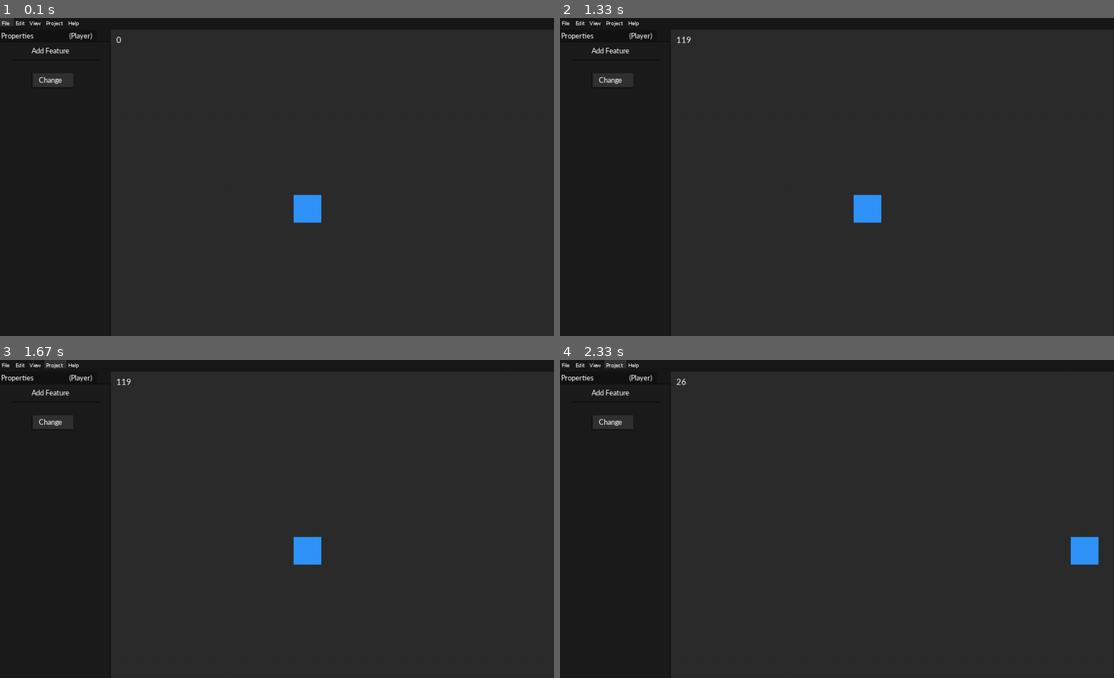
Above: before the commit, frames 1-4 (two rows, left to right).
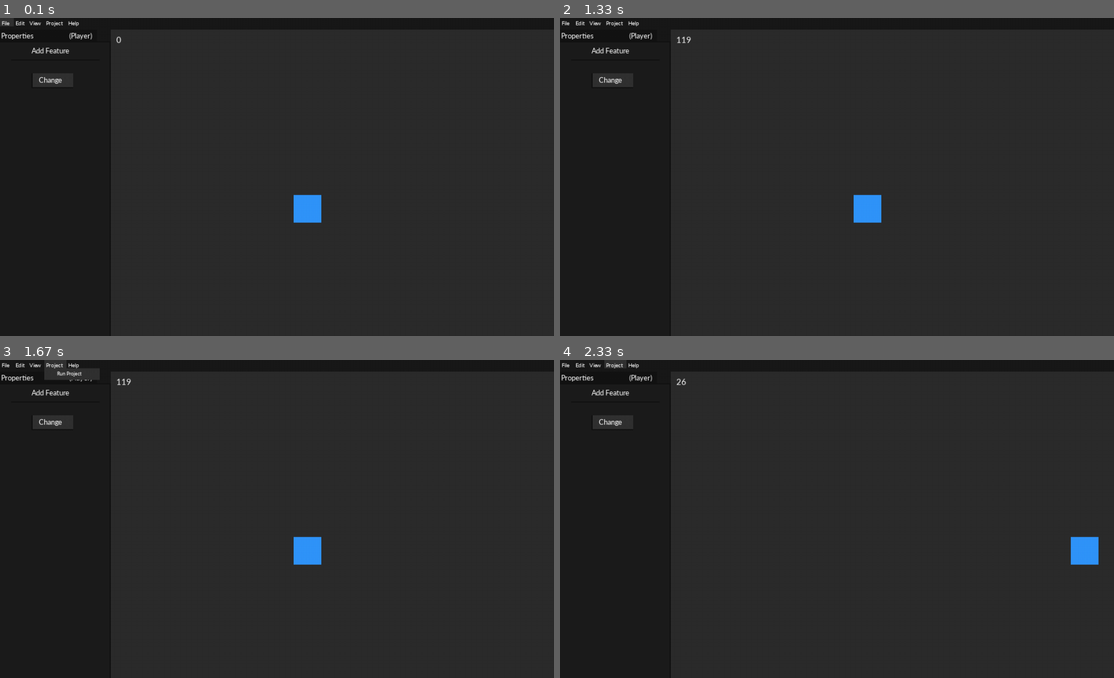
Above: after the commit, the same moments.

Repository: Light-Lens/Hexa
Game: pygame game, started from Hexa.py
Two runs of this game, one before a commit and one after it. Both use one fixed random seed, a clock stepped at 60 frames per second and the inputs below.
Inputs (mouse positions are in pixels of both pictures, inside the frame that each line leads up to):
- Up to frame 1 (0.1 s): no input
- Up to frame 2 (1.33 s): press the mouse at (582, 21) at 0.37 s; move the mouse to (737, 135) at 0.47 s; release the mouse at (892, 246) at 0.6 s; press the mouse at (632, 21) at 0.7 s; move the mouse to (759, 56) at 0.8 s; release the mouse at (886, 94) at 0.93 s; press the mouse at (632, 21) at 1.03 s; move the mouse to (643, 62) at 1.13 s; release the mouse at (648, 100) at 1.27 s
- Up to frame 3 (1.67 s): click "Project" at 1.38 s
- Up to frame 4 (2.33 s): hold Right 1.67-2.13 s; click "Project" at 2.22 s

Frames 1-2 are identical in both runs. In frame 3, 0.3% of the frame differs, in the area x 8-18%, y 2-7%; in frame 4, nothing differs.

Commit message:
Change so basic UI work

Diff:
--- a/Hexa.py
+++ b/Hexa.py
@@ -70,18 +70,20 @@
 			self.Pressed = Pressed
 
 		def draw(self):
-			pygame.draw.rect(Display, self.Colors, (self.Posx, self.Posy, self.Sizex, self.Sizey))
-			self.mouseX, self.mouseY = pygame.mouse.get_pos()
-			if self.Posx + self.Sizex > self.mouseX > self.Posx and self.Posy + self.Sizey > self.mouseY > self.Posy:
-				pygame.draw.rect(Display, self.NewColor, (self.Posx, self.Posy, self.Sizex, self.Sizey))
+			self.Hover_On_Rect = pygame.Rect(self.Posx, self.Posy, self.Sizex, self.Sizey)
+			self.Mouse_Pos = pygame.mouse.get_pos()
+			self.Hover_On = self.Hover_On_Rect.collidepoint(self.Mouse_Pos)
+
+			pygame.draw.rect(Display, self.Colors, self.Hover_On_Rect)
+			if self.Hover_On:
+				pygame.draw.rect(Display, self.NewColor, self.Hover_On_Rect)
 				if pygame.mouse.get_pressed()[0]:
-					pygame.draw.rect(Display, self.Pressed, (self.Posx, self.Posy, self.Sizex, self.Sizey))
+					pygame.draw.rect(Display, self.Pressed, self.Hover_On_Rect)
 					pygame.time.delay(100)
 					return 1
 
 				else: return 0
-
-			else: pygame.draw.rect(Display, self.Colors, (self.Posx, self.Posy, self.Sizex, self.Sizey))
+			else: pygame.draw.rect(Display, self.Colors, self.Hover_On_Rect)
 
 	class Text:
 		def __init__(self, Text, Colors, Font_Pos, Font_size):
@@ -180,6 +182,7 @@
 'File' : False,
 'Help' : False,
 'Help_ABOUT' : False,
+'Project' : False
 }
 
 IsPressed = {
@@ -188,7 +191,8 @@
 'File_EXIT' : 0,
 'Help' : 0,
 'Help_ABOUT' : 0,
-'Help_ABOUT_Button' : 0
+'Help_ABOUT_Button' : 0,
+'Project' : 0
 }
 
 # GameObjects
@@ -199,15 +203,14 @@
 Filemenu_Text = GUI.Text("File", (255, 255, 255), (3, 3), 12)
 Filemenu_Button = GUI.Button((25, 25, 25), (50, 50, 50), (40, 40, 40), 0, 0, 25, 15)
 File_Submenu = GUI.Label((50, 50, 50), 0, 15, 100, 78)
-File_Submenu_Button_NEW = GUI.Button((50, 50, 50), (70, 70, 70), (40, 40, 40), 2, 17, 96, 17)
+File_Submenu_Button_NEW = GUI.Button((50, 50, 50), (0, 120, 250), (40, 40, 40), 2, 17, 96, 17)
 File_Submenu_Text_NEW = GUI.Text("New", (255, 255, 255), (37, 19), 11)
-File_Submenu_Button_OPEN = GUI.Button((50, 50, 50), (70, 70, 70), (40, 40, 40), 2, 34, 96, 17)
+File_Submenu_Button_OPEN = GUI.Button((50, 50, 50), (0, 120, 250), (40, 40, 40), 2, 34, 96, 17)
 File_Submenu_Text_OPEN = GUI.Text("Open", (255, 255, 255), (36, 36), 11)
-File_Submenu_Button_SAVE = GUI.Button((50, 50, 50), (70, 70, 70), (40, 40, 40), 2, 51, 96, 17)
+File_Submenu_Button_SAVE = GUI.Button((50, 50, 50), (0, 120, 250), (40, 40, 40), 2, 51, 96, 17)
 File_Submenu_Text_SAVE = GUI.Text("Save", (255, 255, 255), (37, 53), 11)
-
 File_Submenu_Seperator_EXIT = GUI.Label((30, 30, 30), 5, 70, 90, 2)
-File_Submenu_Button_EXIT = GUI.Button((50, 50, 50), (70, 70, 70), (40, 40, 40), 2, 74, 96, 17)
+File_Submenu_Button_EXIT = GUI.Button((50, 50, 50), (0, 120, 250), (40, 40, 40), 2, 74, 96, 17)
 File_Submenu_Text_EXIT = GUI.Text("Exit", (255, 255, 255), (38, 76), 11)
 
 Editmenu_Text = GUI.Text("Edit", (255, 255, 255), (28, 3), 12)
@@ -218,11 +221,14 @@
 
 Projectmenu_Text = GUI.Text("Project", (255, 255, 255), (83, 3), 12)
 Projectmenu_Button = GUI.Button((25, 25, 25), (50, 50, 50), (40, 40, 40), 80, 0, 40, 15)
+Projectmenu_Submenu = GUI.Label((50, 50, 50), 80, 15, 100, 21)
+Projectmenu_Button_RUN = GUI.Button((50, 50, 50), (0, 120, 250), (40, 40, 40), 82, 17, 96, 17)
+Projectmenu_Text_RUN = GUI.Text("Run Project", (255, 255, 255), (103, 19), 11)
 
 Helpmenu_Text = GUI.Text("Help", (255, 255, 255), (123, 3), 12)
 Helpmenu_Button = GUI.Button((25, 25, 25), (50, 50, 50), (40, 40, 40), 120, 0, 28, 15)
 Help_Submenu = GUI.Label((50, 50, 50), 120, 15, 100, 21)
-Help_Submenu_Button_ABOUT = GUI.Button((50, 50, 50), (70, 70, 70), (40, 40, 40), 122, 17, 96, 17)
+Help_Submenu_Button_ABOUT = GUI.Button((50, 50, 50), (0, 120, 250), (40, 40, 40), 122, 17, 96, 17)
 Help_Submenu_Text_ABOUT = GUI.Text("About Hexa", (255, 255, 255), (141, 19), 11)
 Help_ABOUT_Label = GUI.Label((40, 40, 40), 400, 200, 310, 200)
 Help_ABOUT_Title = GUI.Text("About Hexa", (255, 255, 255), (512, 210), 17)
@@ -311,10 +317,13 @@
 	if IsPressed['File'] == 1 and Forever['File'] == True:
 		Forever['File'] = False
 		Forever['Help'] = False
+		Forever['Project'] = False
 
 	elif IsPressed['File'] == 1 or Forever['File'] == True:
 		Forever['File'] = True
 		Forever['Help'] = False
+		Forever['Project'] = False
+
 		File_Submenu.draw()
 		File_Submenu_Button_NEW.draw()
 		File_Submenu_Text_NEW.draw()
@@ -333,18 +342,34 @@
 	Viewmenu_Button.draw()
 	Viewmenu_Text.draw()
 
-	Projectmenu_Button.draw()
+	IsPressed['Project'] = Projectmenu_Button.draw()
 	Projectmenu_Text.draw()
+	if IsPressed['Project'] == 1 and Forever['Project'] == True:
+		Forever['File'] = False
+		Forever['Help'] = False
+		Forever['Project'] = False
+
+	elif IsPressed['Project'] == 1 or Forever['Project'] == True:
+		Forever['File'] = False
+		Forever['Help'] = False
+		Forever['Project'] = True
+
+		Projectmenu_Submenu.draw()
+		Projectmenu_Button_RUN.draw()
+		Projectmenu_Text_RUN.draw()
 
 	IsPressed['Help'] = Helpmenu_Button.draw()
 	Helpmenu_Text.draw()
 	if IsPressed['Help'] == 1 and Forever['Help'] == True:
-		Forever['Help'] = False
-		Forever['File'] = False
+		Forever['File'] = False
+		Forever['Help'] = False
+		Forever['Project'] = False
 
 	elif IsPressed['Help'] == 1 or Forever['Help'] == True:
+		Forever['File'] = False
 		Forever['Help'] = True
-		Forever['File'] = False
+		Forever['Project'] = False
+
 		Help_Submenu.draw()
 		IsPressed['Help_ABOUT'] = Help_Submenu_Button_ABOUT.draw()
 		Help_Submenu_Text_ABOUT.draw()
